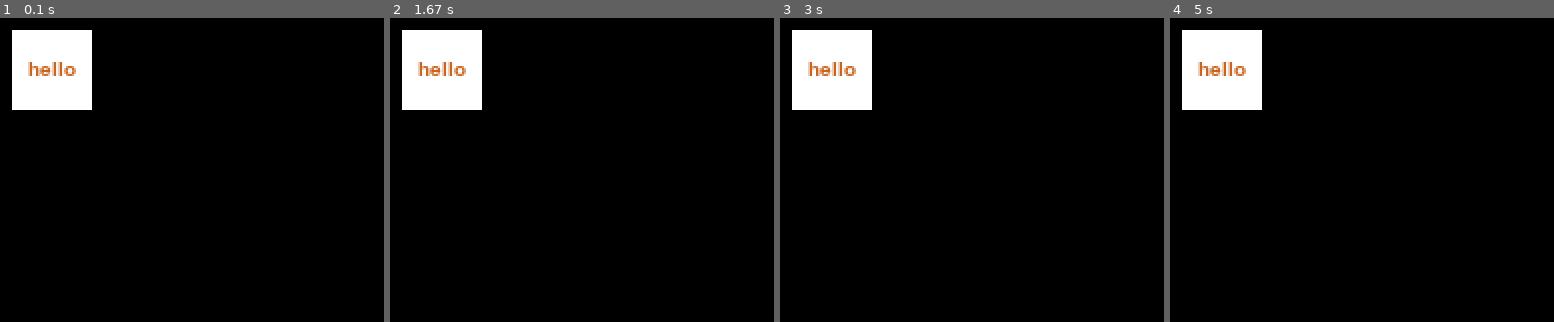
Above: before the commit, frames 1-4 (left to right).
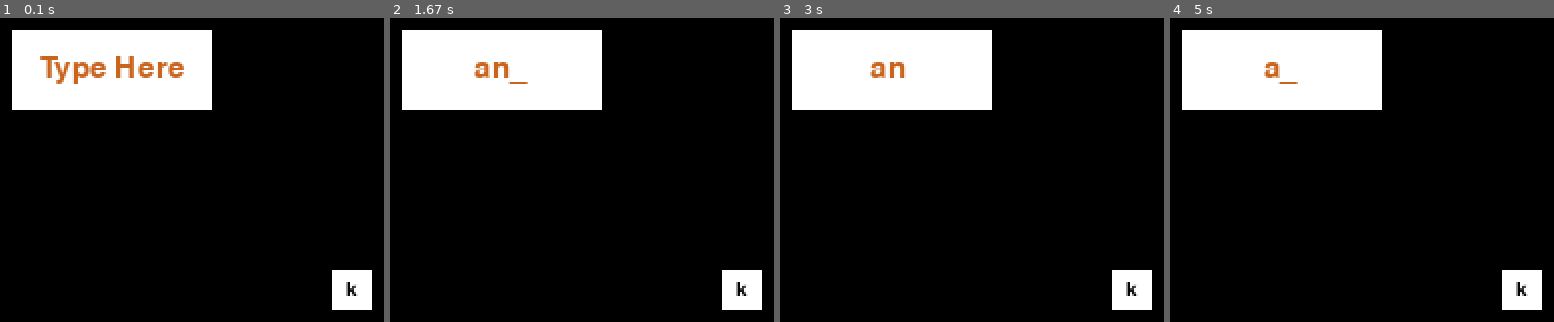
Above: after the commit, the same moments.

Repository: TahiatGoni/Quick-Buttons-For-Pygame
Game: pygame game, started from ButtonClass.py
The game is run twice, just before and just after one commit, with the same random seed, the same clock (stepped at 60 frames per second) and the same inputs.
Inputs (mouse positions are in pixels of both pictures, inside the frame that each line leads up to):
- Up to frame 1 (0.1 s): no input
- Up to frame 2 (1.67 s): press the mouse at (outside the picture) at 0.37 s; move the mouse to (585, 39) at 0.47 s; release the mouse at (outside the picture) at 0.6 s; type "ann" at 0.67 s; tap Enter at 1 s; press the mouse at (501, 69) at 1.25 s; move the mouse to (509, 170) at 1.35 s; release the mouse at (520, 273) at 1.48 s; hold Backspace from 1.55 s (still down); hold Right from 1.55 s (still down); move the mouse to (outside the picture) at 1.58 s
- Up to frame 3 (3 s): release Backspace at 2.02 s; release Right at 2.02 s
- Up to frame 4 (5 s): hold Left 3.05-3.58 s; hold Right 4.05-4.68 s; hold Left from 4.72 s (still down)

The runs differ from the first frame. In frame 1, 10% of the frame differs, in the area x 7-97%, y 3-97%; in frame 2, 10%; in frame 3, 9.9%; in frame 4, 9.9%.

Commit message:
Updated to include TextBox class
New textbox class added to create textboxes easily

Diff:
--- a/ButtonClass.py
+++ b/ButtonClass.py
@@ -3,7 +3,7 @@
 
 
 import pygame as pg
-import sys
+import sys, time
 pg.init()
 class Button():
 
@@ -65,31 +65,157 @@
 
 		self.__textColor = Value
 
+	def setText(self, Text):
+		#used to change text on button
+
+		self.__text = Text
+
+	def getDimension(self):
+		return self.__dimension
+
+	def getText(self):
+		return self.__text
+
 	def __str__(self):
 		#str function
 
 		displayText = "button with name: " + self.__text
 		return displayText
+
+
+class TextBox(Button):
+
+	def __init__(self, position, dimension, text, textFontSize):
+		super().__init__(position, dimension, text, textFontSize)
+
+	def GetInput(self, screen, clickText = ""):
+		"""Used to get input through the textbox
+		screen is a pygame display object. clickText is the text
+		displayed upon clicking. This text is input into the text box"""
+
+		self.__inputText = []
+		self.__text = clickText
+		for element in self.__text:
+			self.__inputText += [element]
+		self.__dispText = ""
+		cursor_time = time.time()
+		blank = False
+		cursor_pos = len(self.__inputText)
+		disp_limit = round((self.getDimension()[0]/self.textFontSize)*1.6) - 1
+		while(True):
+			events = pg.event.get()
+			for event in events:
+				if(event.type==pg.KEYDOWN):
+					if(event.key==pg.K_RETURN):
+						#_______________________________________
+						if(len(self.__text)<disp_limit):
+							self.__dispText = self.__text
+
+							self.setText(self.__dispText)
+							self.drawOnScreen(screen)
+						else:
+							self.__dispText = ""
+							lower = len(self.__inputText)-disp_limit
+							upper = len(self.__inputText)
+
+							self.__dispText = "".join(self.__inputText[lower:upper])
+
+							self.setText(self.__dispText)
+							self.drawOnScreen(screen)
+						#_______________________________________
+						return "".join(self.__inputText)
+
+					elif(event.key==pg.K_LEFT):
+						if(cursor_pos>0):
+							cursor_pos -= 1
+					elif(event.key==pg.K_RIGHT):
+						if(cursor_pos<len(self.__inputText)):
+							cursor_pos += 1
+
+					elif(event.key==pg.K_BACKSPACE):
+						if(len(self.__inputText)!=0):
+							del self.__inputText[max(0,cursor_pos-1)]
+							self.__text = "".join(self.__inputText)
+							cursor_pos -= 1
+							cursor_pos = max(0,cursor_pos)
+					else:
+
+						if(cursor_pos==len(self.__inputText)):
+							self.__inputText += [event.unicode]
+						else:
+							self.__inputText[cursor_pos] = event.unicode
+						self.__text = "".join(self.__inputText)
+						cursor_pos += 1
+
+			if(len(self.__text)<=disp_limit):
+				self.__dispText = self.__text
+				if(cursor_pos==len(self.__inputText)):
+					if(blank):
+						self.__dispText += "_"
+					else:
+						self.__dispText += " "
+				else:
+					if(blank):
+						alter = ""
+						for i in range(len(self.__dispText)):
+							if(i==cursor_pos):
+								alter += "_"
+							else:
+								alter += self.__dispText[i]
+						self.__dispText = alter
+
+
+			else:
+				self.__dispText = self.__inputText[0:] + [" "]
+				alter = ""
+				lower = max(0, cursor_pos-disp_limit)
+				upper = max(disp_limit, cursor_pos) + 1
+				for i in range(lower, upper):
+					if(blank and (i==cursor_pos)):
+						alter += "_"
+					else:
+						alter += self.__dispText[i]
+				self.__dispText = alter
+
+			self.setText(self.__dispText)
+			self.drawOnScreen(screen)
+
+
+			if((time.time()-cursor_time)>0.4):
+				if(blank):
+					blank = False
+				else:
+					blank = True
+
+				cursor_time = time.time()
+
+
 
 if(__name__ == "__main__"):
 	scr = pg.display.set_mode((640, 480))
 	scr.fill((0,0,0))
 
-	btn = Button( (50, 50), (40,40), "hello", 10)
+	btn = TextBox( (50, 50), (100,40), "Type Here", 15)
+	bt2 = Button((75, 75), (20,20), "k", 10)
 	btn.drawOnScreen(scr)
+	bt2.drawOnScreen(scr)
+	x = ""
 	while(1):
 		for event in pg.event.get():
 			if(event.type == pg.QUIT):
 				sys.exit()
 
 		pg.display.flip()
-		if(btn.checkHover(scr)):
-			btn.setColor((255,0,0))
-			btn.drawOnScreen(scr)
-		else:
-			btn.setColor((255,255,255))
-			btn.drawOnScreen(scr)
 
 
 		btn.setTextColor((200,100,30))
 		btn.drawOnScreen(scr)
+		click = pg.mouse.get_pressed()
+		if(click[0]==True):
+					position = pg.mouse.get_pos()
+					if(btn.checkHover(scr)):
+						x = btn.GetInput(scr,x)
+						#x = int(x)
+						#x += 20
+						print(x)
+						click = (0,0,0)
